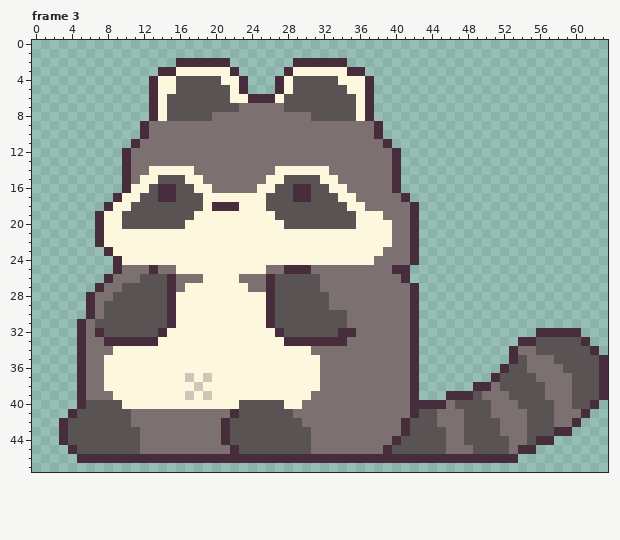
A pixel-art file gets an edit: assets/graphics/animals/raccoon.aseprite. Above is the file before it was changed.
64x48 pixels, 6 frames. Shown: frame 3. The commit also changed other frames, which this record leaves out.
After:
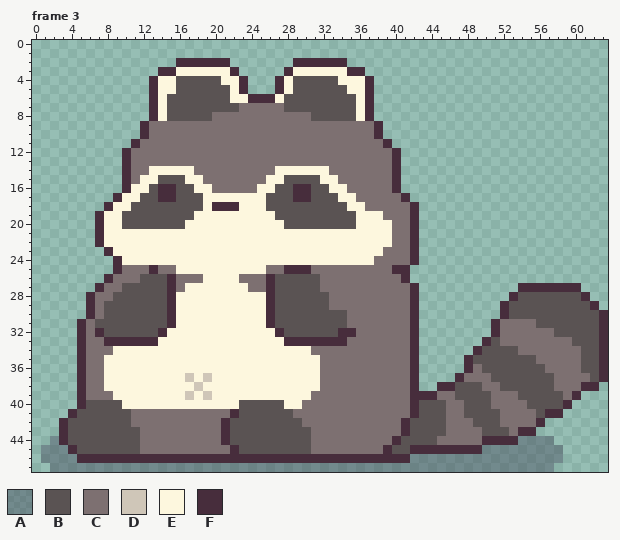
Palette (. is transparent): A #3a3a5064  B #5a5353  C #7d7071  D #cfc6b8  E #fdf7de  F #472d3c
From old to new:
layer "Layer 3" added
Frame 3, layers "Layer 2", "Layer 3":
y 27: x 54..60 ....... -> FFFFFFF
y 28: x 53..61 ......... -> FBBBBBBBF
y 29: x 52..62 ........... -> FBBBBBBBBBF
y 30: x 52..63 ............ -> FBBBBBBBBBBF
y 31: x 51..63 ............. -> FCCCCBBBBBBBF
y 32: x 51..63 .....FFFFF... -> FCCCCCCBBBBBF
y 33: x 50..59 ....FFBBBB -> FBCCCCCCCC; x 61..63 F.. -> BBF
y 34: x 49..53 ....F -> FBBBB; x 56..60 BBBBB -> CCCCC; x 62..63 F. -> BF
y 35: x 48..53 .....F -> FBBBBB; x 55 C -> B; x 58..60 BBB -> CCC
y 36: x 48..52 ....F -> FCBBB; x 55..56 CC -> BB; x 59..60 BB -> CC
y 37: x 47..51 ....F -> FCCCB; x 56..57 CC -> BB; x 60..61 BB -> CC
y 38: x 45..50 ....FF -> FFBBBC; x 57 C -> B; x 60..63 BBBF -> CFF.
y 39: x 43..48 ...FFF -> FFCCBB; x 50 C -> B; x 53 B -> C; x 57..58 CC -> BB; x 60..63 BBBF -> F...
y 40: x 43..45 FFF -> BBB; x 47 B -> C; x 54 B -> C; x 58..62 CCBBF -> BF...
y 41: x 45 C -> B; x 51 C -> B; x 55 B -> C; x 57..61 BCCCF -> FF...
y 42: x 45 C -> B; x 48 B -> C; x 55..60 BBBCCF -> CF....
y 43: x 48..49 BB -> CC; x 52 C -> B; x 54..59 CBBBFF -> FF....
y 44: x 2 . -> A; x 45 B -> C; x 48..57 BBBBBCCBFF -> CCFFFFAAAA
y 45: x 1..3 ... -> AAA; x 42..58 BBBBCCCBBBBCFF... -> FFFFFFFFAAAAAAAAA
y 46: x 1..4 .... -> AAAA; x 42..58 FFFFFFFFFFFF..... -> AAAAAAAAAAAAAAAAA
y 47: x 2..57 ........................................................ -> AAAAAAAAAAAAAAAAAAAAAAAAAAAAAAAAAAAAAAAAAAAAAAAAAAAAAAAA
Where, in picture pixels (left, top, right, bottom), the same in both pictures:
changed: (41, 283, 608, 472)
